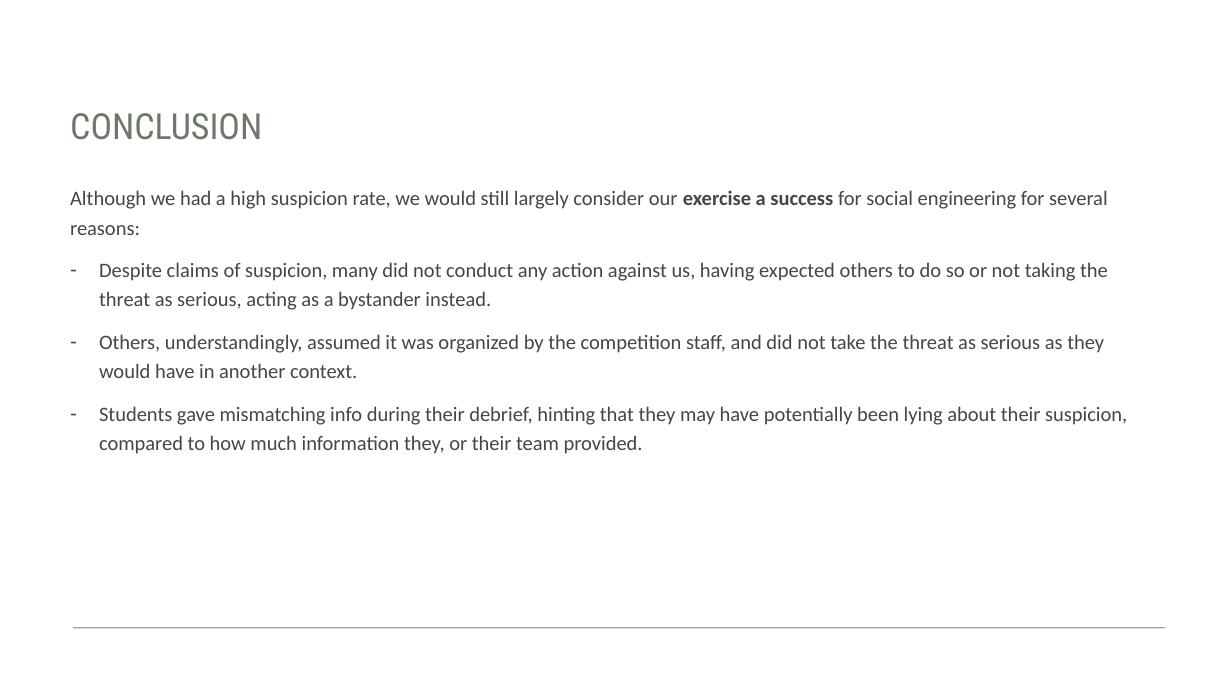
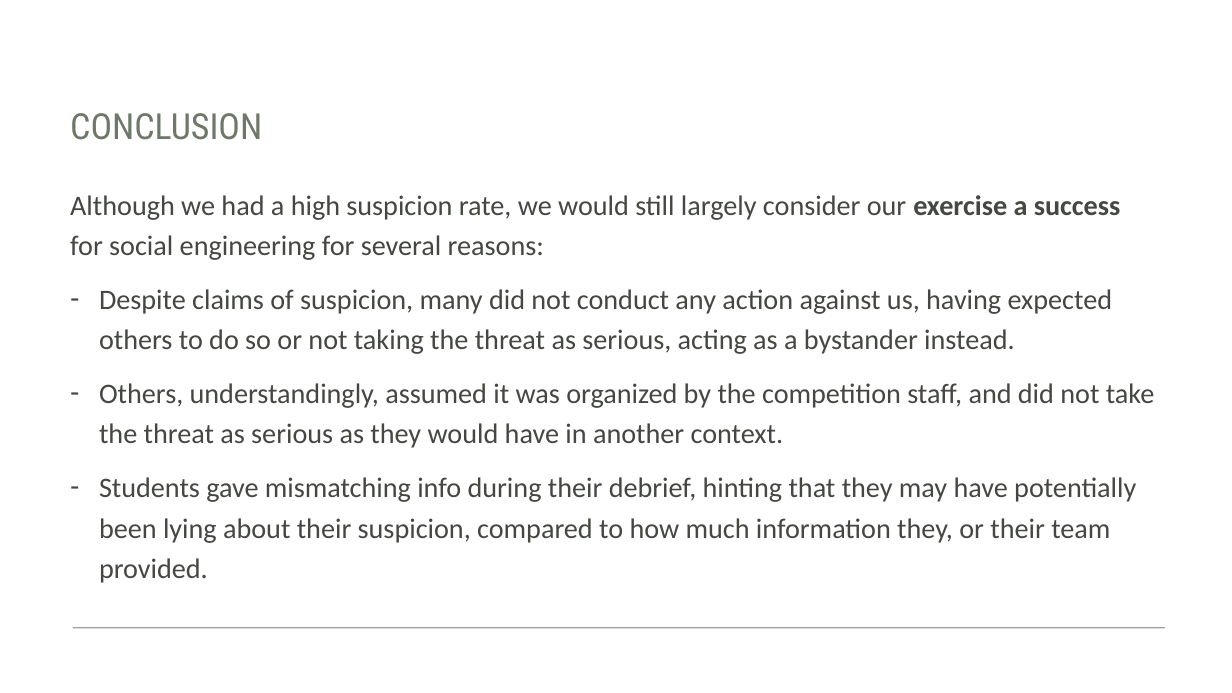
Before and after one commit to Ford12034/Social_Engineer_Heist, a slide deck: slide 10 of Social Engineering Heist.pptx. Drawn at 1232x693 pixels with LibreOffice and Linux fonts; fonts in the diff are those of the drawing. Boxes give left, top, right and bottom in pixels: in the first picture for what was removed or moved away, otherwise in the second. Text is boxed around its words. In the diff, an @@ line names an element or a change of style, - is before the commit and + after.

```diff
--- a/Social Engineering Heist.pptx
+++ b/Social Engineering Heist.pptx
@@ text "Although we had a high ..." at [70, 195, 1155, 583]: size 16 to 22 pt @@
```
Also in this commit, not shown: 5 other slides changed, 1 other file.
